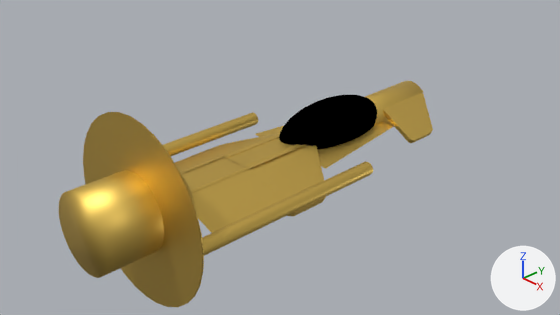
An edit to the Blender file Working/Arlug/blends/swallow.blend, drawn before and after from the same camera.
One viewpoint serves both versions: the file's camera 'Camera'. The lights are fixed; the arrows at lower right show +X, +Y and +Z.

Before the edit, the objects in view are built like this:
```python
ob_cube_001 = bpy.data.objects.new('Cube.001', me_cube_001)
ob_cube_001.location = (0.496, 2.552, 0.0)
ob_cube_001.rotation_euler = (0.0, -0.524, 3.142)  # degrees (0, -30, 180)
ob_cube_001.scale = (-0.393, -0.542, -0.0378)
ob_cube_003 = bpy.data.objects.new('Cube.003', me_cube_003)
ob_cube_003.location = (0.632, -0.153, -0.062)
ob_cube_003.rotation_euler = (0.0, -0.349, 3.142)  # degrees (0, -20, 180)
ob_cube_003.scale = (-0.501, -0.69, -0.0482)
ob_cylinder = bpy.data.objects.new('Cylinder', me_cylinder)
ob_cylinder.location = (-0.004, -2.583, 0.0)
ob_cylinder.rotation_euler = (1.571, -1.571, 0.0)  # degrees (90, -90, 0)
ob_cylinder.scale = (0.551, 0.551, 0.641)
ob_cylinder_001 = bpy.data.objects.new('Cylinder.001', me_cylinder_001)
ob_cylinder_001.location = (-1.194, -0.931, 0.0)
ob_cylinder_001.rotation_euler = (-1.571, 1.571, 0.0)  # degrees (-90, 90, 0)
ob_cylinder_001.scale = (0.1, 0.1, 1.5)
ob_cylinder_002 = bpy.data.objects.new('Cylinder.002', me_cylinder_002)
ob_cylinder_002.location = (1.186, -0.931, 0.0)
ob_cylinder_002.rotation_euler = (-1.571, 1.571, 0.0)  # degrees (-90, 90, 0)
ob_cylinder_002.scale = (0.1, 0.1, 1.5)
ob_cylinder_004 = bpy.data.objects.new('Cylinder.004', me_cylinder_004)
ob_cylinder_004.location = (-0.004, -2.422, 0.0)
ob_cylinder_004.rotation_euler = (-1.571, 1.571, 0.0)  # degrees (-90, 90, 0)
ob_cylinder_004.scale = (1.3, 1.3, 0.01)
ob_plane_001 = bpy.data.objects.new('Plane.001', me_plane_001)
ob_plane_001.location = (-0.004, -0.267, 0.14)
ob_plane_001.rotation_euler = (0.0, 0.0, 1.571)  # degrees (0, 0, 90)
ob_plane_001.scale = (0.578, 0.279, 0.578)
ob_plane_003 = bpy.data.objects.new('Plane.003', me_plane_003)
ob_plane_003.location = (0.645, -1.407, 0.0)
ob_plane_003.rotation_euler = (0.349, 0.0, 1.571)  # degrees (20, 0, 90)
ob_plane_003.scale = (0.578, 0.438, 0.578)
ob_sphere = bpy.data.objects.new('Sphere', me_sphere_002)
ob_sphere.location = (-0.004, 1.069, 0.108)
ob_sphere.rotation_euler = (0.0, 0.0, 1.571)  # degrees (0, 0, 90)
ob_sphere.scale = (1.0, 0.438, 0.412)
# also in view: 'Plane.004' at (-0.63, -1.41, 0.0); 'Cube.002' at (-0.64, -0.17, -0.06); 'Cylinder.006' at (0.0, 2.39, 0.02); 'Plane.002' at (0.4, 1.08, 0.0); 'Plane.005' at (0.0, -1.41, 0.14)
```
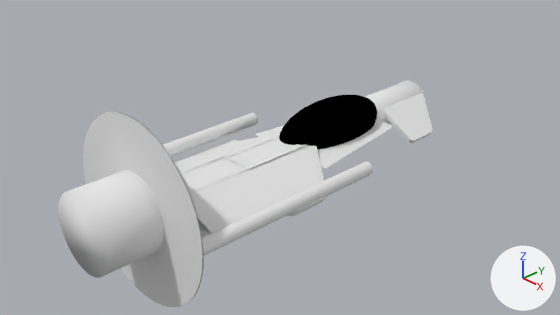
What differs and where, as boxes (x1, y1, x2, y2) in the pictures (560 x 315 px):
```json
{"object": "Cylinder.004", "change": "recoloured", "before": [83, 112, 204, 307], "after": [83, 112, 204, 307], "on screen": "yellow to white"}
{"object": "Cylinder", "change": "recoloured", "before": [59, 170, 196, 278], "after": [59, 170, 196, 278], "on screen": "yellow to white"}
{"object": "Plane.003", "change": "recoloured", "before": [191, 168, 280, 233], "after": [191, 168, 280, 233], "on screen": "yellow to white"}
{"object": "Cylinder.002", "change": "recoloured", "before": [202, 162, 373, 256], "after": [202, 162, 373, 256], "on screen": "yellow to white"}
{"object": "Cube.003", "change": "recoloured", "before": [246, 144, 326, 216], "after": [246, 144, 326, 216], "on screen": "yellow to white"}
{"object": "Cube.001", "change": "recoloured", "before": [383, 90, 433, 143], "after": [383, 90, 433, 143], "on screen": "yellow to white"}
{"object": "Cylinder.001", "change": "recoloured", "before": [163, 112, 258, 156], "after": [163, 112, 258, 156], "on screen": "yellow to white"}
{"object": "Plane.005", "change": "recoloured", "before": [180, 156, 248, 193], "after": [180, 156, 248, 193], "on screen": "yellow to white"}
{"object": "Plane.001", "change": "recoloured", "before": [222, 133, 307, 169], "after": [222, 133, 307, 169], "on screen": "yellow to white"}
{"object": "Plane.002", "change": "recoloured", "before": [317, 121, 394, 169], "after": [317, 121, 394, 169], "on screen": "yellow to white"}
{"object": "Cylinder.006", "change": "recoloured", "before": [365, 81, 423, 125], "after": [365, 81, 423, 125], "on screen": "yellow to white"}
{"object": "Cube.002", "change": "recoloured", "before": [190, 133, 279, 157], "after": [190, 133, 279, 157]}
{"object": "Plane.004", "change": "recoloured", "before": [175, 157, 223, 174], "after": [175, 157, 223, 174]}
{"object": "Cube", "change": "added", "after": [175, 140, 237, 237]}
{"object": "Plane.006", "change": "recoloured", "before": [255, 126, 283, 137], "after": [255, 126, 283, 137]}
```

The change, as JSON lines over the scene's bpy script:
```json
{"op": "set", "path": "mat_light_metal.metallic", "old": "1.0", "new": "0.0"}
{"op": "set", "path": "mat_light_metal", "old": "principled_material('Light Metal')", "new": "diffuse_material('Light Metal')"}
{"op": "set", "path": "mat_light_metal.base_color", "old": "(0.788, 0.546, 0.124)", "new": "(0.8, 0.8, 0.8)", "note": "yellow #e6c363 -> white #e7e7e7"}
{"op": "add", "block": "mat_material_001", "code": ["mat_material_001 = diffuse_material('Material.001')", "mat_material_001.base_color = (0.8, 0.8, 0.8)  # white #e7e7e7"]}
{"op": "add", "block": "me_cube", "code": ["me_cube = bpy.data.meshes.new('Cube')", "me_cube.from_pydata(...)  # a box spanning x -1.0..1.0, y -1.0..1.0, z -1.0..1.0", "me_cube.materials.append(mat_material_001)  # white #e7e7e7"]}
{"op": "add", "block": "ob_cube", "code": ["ob_cube = bpy.data.objects.new('Cube', me_cube)", "ob_cube.location = (0.0, -0.989, -0.176)", "ob_cube.scale = (1.0, 1.0, 0.0509)"]}
```
